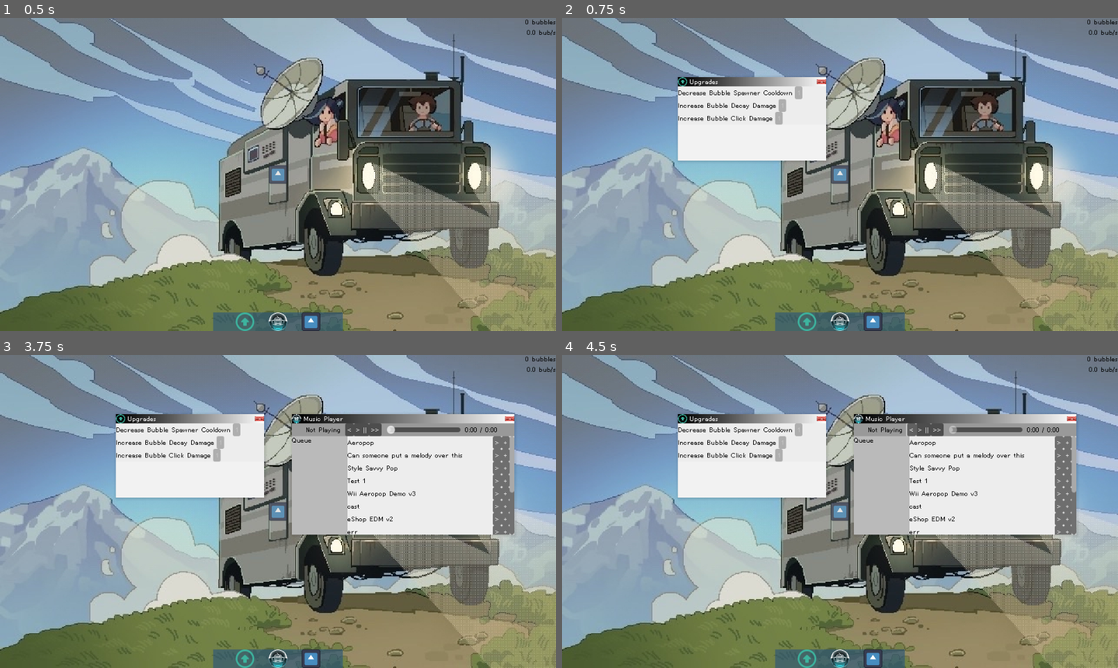
Above: before the commit, frames 1-4 (two rows, left to right).
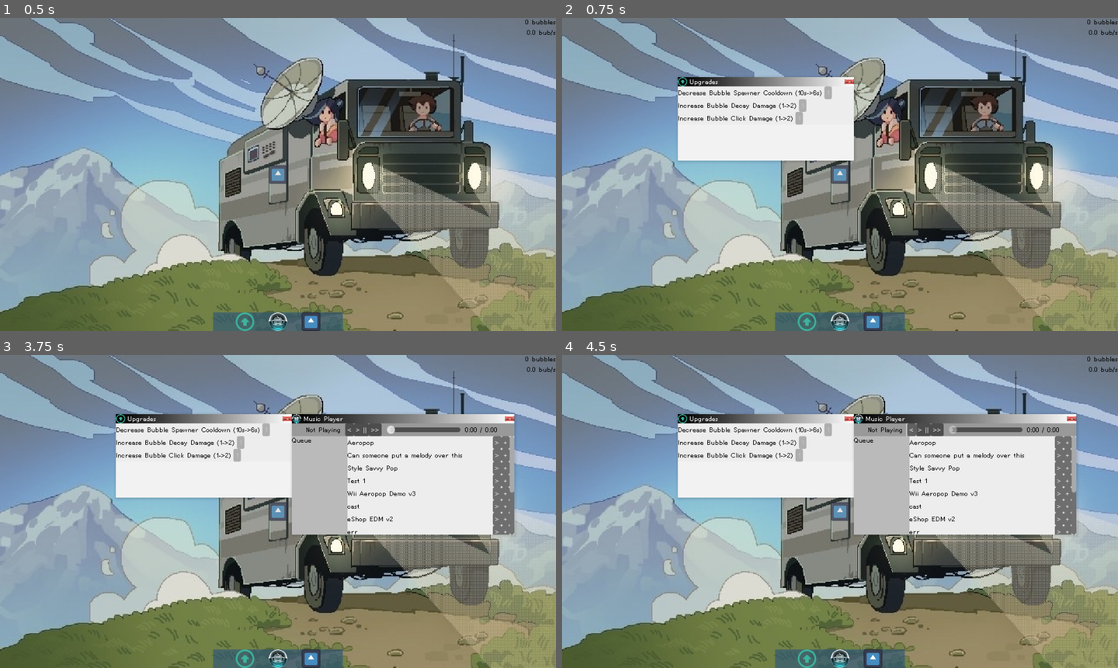
Above: after the commit, the same moments.

Repository: Kipuru/incremental-game
Game: Godot game, scene res://Scenes/Root/main_game.tscn
Two runs of this game, one before a commit and one after it. Both use one fixed random seed, a clock stepped at 60 frames per second and the inputs below. The engine's default icon, where the game draws it, is replaced by a stand-in: a white triangle on a blue panel in a dark square.
Inputs (mouse positions are in pixels of both pictures, inside the frame that each line leads up to):
- Up to frame 1 (0.5 s): no input
- Up to frame 2 (0.75 s): click (806, 321) at 0.5 s
- Up to frame 3 (3.75 s): click (244, 658) at 1.25 s; click (244, 658) at 2 s; click (311, 658) at 2.75 s; click (278, 658) at 3.5 s
- Up to frame 4 (4.5 s): click "<" at 4.25 s

Frame 1 is identical in both runs. In frame 2, 2.0% of the frame differs, in the area x 36-53%, y 18-46%; in frame 3, 2.0%; in frame 4, 2.0%.

Commit message:
Add more info to upgrades

Diff:
--- a/Scenes/Root/main_game.tscn
+++ b/Scenes/Root/main_game.tscn
@@ -95,8 +95,8 @@
 window_icon = "uid://dv0l1mpllt0un"
 title = "Upgrades"
 scene_to_load = "uid://b5xi2ilu6u1g6"
-initial_size = Vector2(256, 128)
-minimum_size = Vector2(256, 128)
+initial_size = Vector2(304, 128)
+minimum_size = Vector2(304, 128)
 
 [node name="MusicPlayerWindow" parent="Windows" instance=ExtResource("5_ruc4l")]
 visible = false
--- a/Scripts/Lookup/tier_lookup.gd
+++ b/Scripts/Lookup/tier_lookup.gd
@@ -21,6 +21,8 @@
 		return lookup_array[last_index][COST_INDEX]
 	return lookup_array[tier][COST_INDEX]
 
+static var bubble_spawner_cooldown_name = "Decrease Bubble Spawner Cooldown"
+static var bubble_spawner_cooldown_unit = "s"
 static var bubble_spawner_cooldown_lua = [
 	[10, 1],
 	[6, 2],
@@ -33,6 +35,8 @@
 	[0.2, 9],
 	[0.1, 10],
 ]
+static var bubble_decay_damage_name = "Increase Bubble Decay Damage"
+static var bubble_decay_damage_unit = ""
 static var bubble_decay_damage_lua = [
 	[1, 1],
 	[2, 2],
@@ -45,6 +49,8 @@
 	[9, 9],
 	[10, 10]
 ]
+static var bubble_click_damage_name = "Increase Bubble Click Damage"
+static var bubble_click_damage_unit = ""
 static var bubble_click_damage_lua = [
 	[1, 1],
 	[2, 2],
--- a/Scripts/UI/Upgrade/upgrade_interface.gd
+++ b/Scripts/UI/Upgrade/upgrade_interface.gd
@@ -15,28 +15,34 @@
 	var item: UpgradeItem
 
 	item = create_upgrade_item()
+	item.upgrade_name = TierLookup.bubble_spawner_cooldown_name
+	item.unit = TierLookup.bubble_spawner_cooldown_unit
 	item.lookup_array = TierLookup.bubble_spawner_cooldown_lua
 	item.increment_tier = func():
 		GameState.bubble_spawner_cooldown_tier += 1
-	item.init("Decrease Bubble Spawner Cooldown", GameState.bubble_spawner_cooldown_tier)
+	item.init(GameState.bubble_spawner_cooldown_tier)
 	GameState.bubbles_updated.connect(item.on_bubbles_updated)
 	GameState.bubble_spawner_cooldown_tier_updated.connect(item.on_tier_updated)
 	container.add_child(item)
 
 	item = create_upgrade_item()
+	item.upgrade_name = TierLookup.bubble_decay_damage_name
+	item.unit = TierLookup.bubble_decay_damage_unit
 	item.lookup_array = TierLookup.bubble_decay_damage_lua
 	item.increment_tier = func():
 		GameState.bubble_decay_damage_tier += 1
-	item.init("Increase Bubble Decay Damage", GameState.bubble_decay_damage_tier)
+	item.init(GameState.bubble_decay_damage_tier)
 	GameState.bubbles_updated.connect(item.on_bubbles_updated)
 	GameState.bubble_decay_damage_tier_updated.connect(item.on_tier_updated)
 	container.add_child(item)
 
 	item = create_upgrade_item()
+	item.upgrade_name = TierLookup.bubble_click_damage_name
+	item.unit = TierLookup.bubble_click_damage_unit
 	item.lookup_array = TierLookup.bubble_click_damage_lua
 	item.increment_tier = func():
 		GameState.bubble_click_damage_tier += 1
 	GameState.bubbles_updated.connect(item.on_bubbles_updated)
 	GameState.bubble_click_damage_tier_updated.connect(item.on_tier_updated)
-	item.init("Increase Bubble Click Damage", GameState.bubble_click_damage_tier)
+	item.init(GameState.bubble_click_damage_tier)
 	container.add_child(item)
--- a/Scripts/UI/Upgrade/upgrade_item.gd
+++ b/Scripts/UI/Upgrade/upgrade_item.gd
@@ -5,6 +5,8 @@
 @export var _name_label: Label
 @export var _buy_button: Button
 
+var upgrade_name: String
+var unit: String
 var lookup_array: Array
 var increment_tier: Callable
 var _cost: int
@@ -18,12 +20,12 @@
 	increment_tier.call()
 
 # call this to properly set up the node
-func init(upgrade_name: String, current_tier: int):
+func init(current_tier: int):
 	assert(upgrade_name)
+	assert(unit != null)
 	assert(lookup_array)
 	assert(increment_tier)
 
-	_name_label.text = upgrade_name
 	on_tier_updated(current_tier)
 	on_bubbles_updated(GameState.get_bubbles())
 
@@ -39,5 +41,8 @@
 		_buy_button.disabled = true
 		return
 
+	var before_value = TierLookup.value_lookup(tier, lookup_array)
+	var after_value = TierLookup.value_lookup(tier + 1, lookup_array)
+	_name_label.text = upgrade_name + " (" + str(before_value) + unit + "->" + str(after_value) + unit + ")"
 	_cost = TierLookup.cost_lookup(tier, lookup_array)
 	_buy_button.text = str(_cost)
